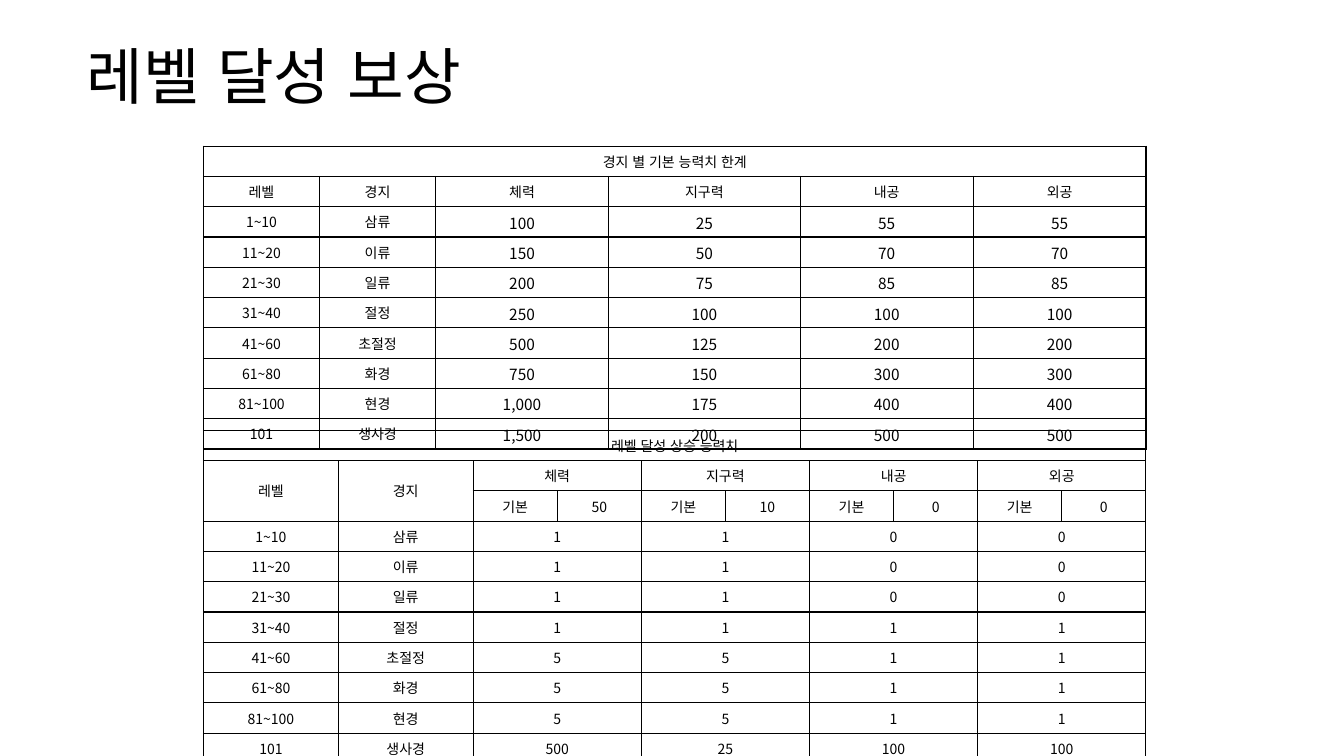
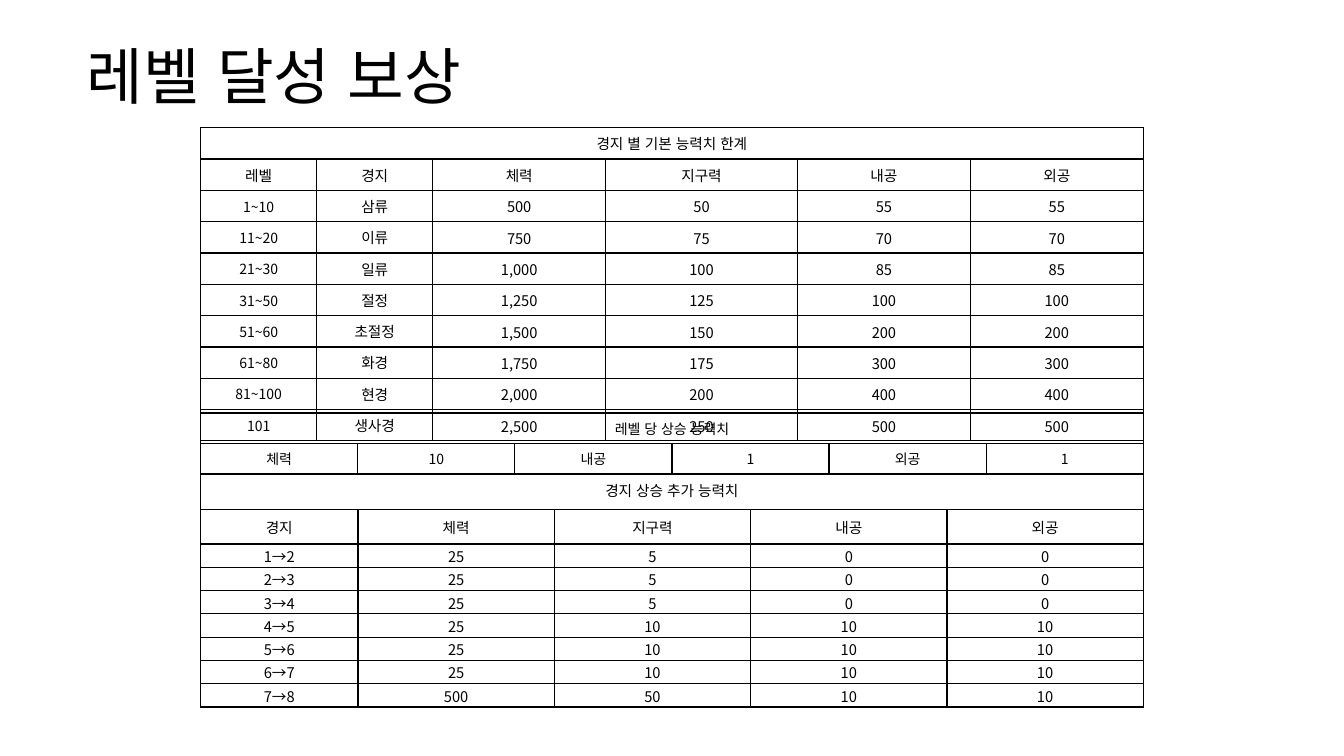
Before and after one commit to yjk0401/unityenginebasic_9th, a slide deck: slide 7 of 기획/방랑엽사전/레벨업 시스템 기획서.pptx. Drawn at 1344x756 pixels with LibreOffice and Linux fonts; fonts in the diff are those of the drawing. Boxes give left, top, right and bottom in pixels: in the first picture for what was removed or moved away, otherwise in the second. Text is boxed around its words. In the diff, an @@ line names an element or a change of style, - is before the commit and + after.

```diff
--- a/기획/방랑엽사전/레벨업 시스템 기획서.pptx
+++ b/기획/방랑엽사전/레벨업 시스템 기획서.pptx
@@ table at <box>201,128,1144,439</box> @@
-row 3, column 3: 100
+row 3, column 3: 500
-row 3, column 4: 25
+row 3, column 4: 50
-row 4, column 3: 150
+row 4, column 3: 750
-row 4, column 4: 50
+row 4, column 4: 75
-row 5, column 3: 200
+row 5, column 3: 1,000
-row 5, column 4: 75
+row 5, column 4: 100
-row 6: 31~40 | 절정 | 250 | 100 | 100 | 100
+row 6: 31~50 | 절정 | 1,250 | 125 | 100 | 100
-row 7: 41~60 | 초절정 | 500 | 125 | 200 | 200
+row 7: 51~60 | 초절정 | 1,500 | 150 | 200 | 200
-row 8, column 3: 750
+row 8, column 3: 1,750
-row 8, column 4: 150
+row 8, column 4: 175
-row 9, column 3: 1,000
+row 9, column 3: 2,000
-row 9, column 4: 175
+row 9, column 4: 200
-row 10, column 3: 1,500
+row 10, column 3: 2,500
-row 10, column 4: 200
+row 10, column 4: 250
@@ size 10 to 10.5 pt in "경지 별 기본 능력치 한계", "레벨", "경지", "체력" and 11 more places @@
@@ size 11 to 10.5 pt in "55", "55", "70", "70" and 12 more places @@
@@ table: place and size @@
-table at <box>204,146,1147,449</box>
+table at <box>201,128,1144,439</box>
@@ table added at <box>201,413,1144,469</box>, 2 rows, 6 columns @@
+레벨 당 상승 능력치 |  |  |  |  | 
+체력 | 10 | 내공 | 1 | 외공 | 1
@@ table at <box>201,475,1144,707</box> @@
-레벨 달성 상승 능력치 |  |  |  |  |  |  |  |  | 
-레벨 | 경지 | 체력 |  | 지구력 |  | 내공 |  | 외공 | 
- |  | 기본 | 50 | 기본 | 10 | 기본 | 0 | 기본 | 0
-1~10 | 삼류 | 1 |  | 1 |  | 0 |  | 0 | 
-11~20 | 이류 | 1 |  | 1 |  | 0 |  | 0 | 
-21~30 | 일류 | 1 |  | 1 |  | 0 |  | 0 | 
-31~40 | 절정 | 1 |  | 1 |  | 1 |  | 1 | 
-41~60 | 초절정 | 5 |  | 5 |  | 1 |  | 1 | 
-61~80 | 화경 | 5 |  | 5 |  | 1 |  | 1 | 
-81~100 | 현경 | 5 |  | 5 |  | 1 |  | 1 | 
-101 | 생사경 | 500 |  | 25 |  | 100 |  | 100 | 
+경지 상승 추가 능력치 |  |  |  | 
+경지 | 체력 | 지구력 | 내공 | 외공
+1→2 | 25 | 5 | 0 | 0
+2→3 | 25 | 5 | 0 | 0
+3→4 | 25 | 5 | 0 | 0
+4→5 | 25 | 10 | 10 | 10
+5→6 | 25 | 10 | 10 | 10
+6→7 | 25 | 10 | 10 | 10
+7→8 | 500 | 50 | 10 | 10
@@ table: place and size @@
-table at <box>204,431,1143,756</box>
+table at <box>201,475,1144,707</box>
```
Also in this commit, not shown: 2 other slides changed, 3 other files.
